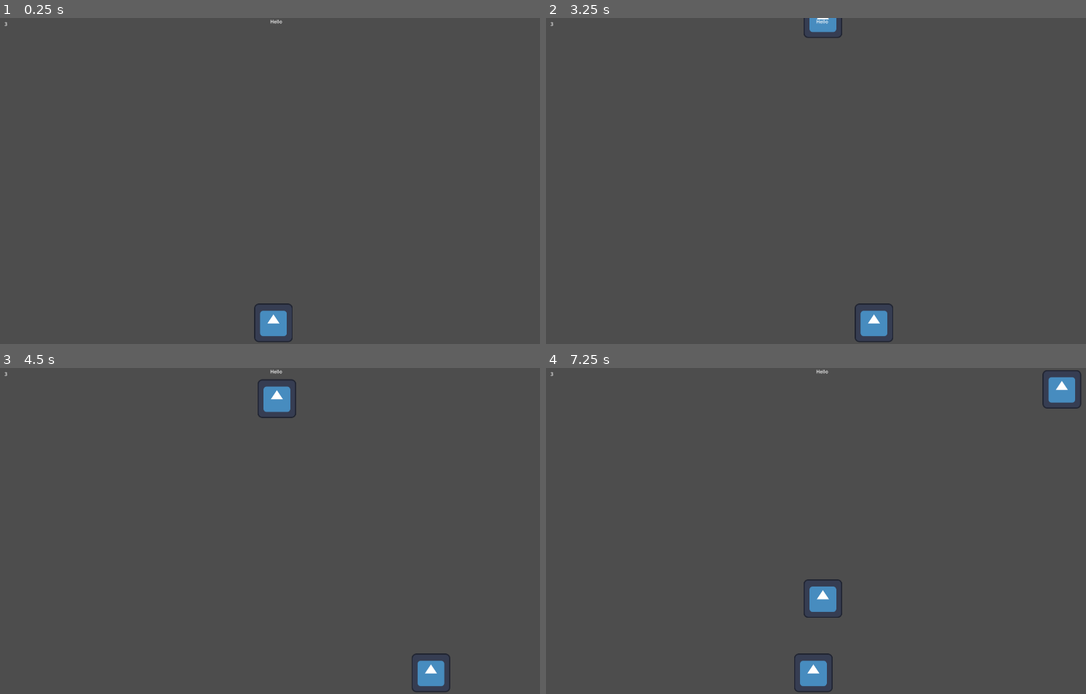
Above: before the commit, frames 1-4 (two rows, left to right).
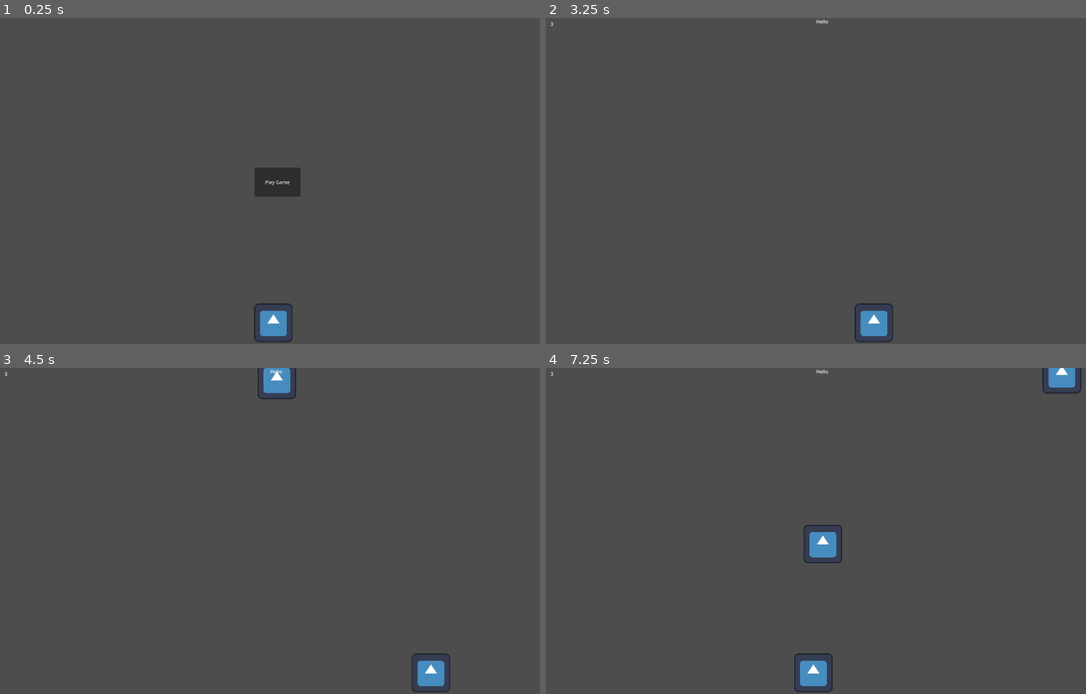
Above: after the commit, the same moments.

Repository: Christer-Bjoerk/Gathering_Leaves_GDScript
Game: Godot game, scene res://Scenes/main.tscn
Two runs of this game, one before a commit and one after it. Both use one fixed random seed, a clock stepped at 60 frames per second and the inputs below. The engine's default icon, where the game draws it, is replaced by a stand-in: a white triangle on a blue panel in a dark square.
Inputs (mouse positions are in pixels of both pictures, inside the frame that each line leads up to):
- Up to frame 1 (0.25 s): no input
- Up to frame 2 (3.25 s): click (821, 181) at 0.5 s, where only the run after the commit has a clickable "Play Game"; tap Enter at 1.25 s; hold D (move_right) 1.28-2.03 s; hold A (move_left) 2.03-2.78 s; hold D (move_right) from 2.78 s (still down)
- Up to frame 3 (4.5 s): release D (move_right) at 4.28 s; hold A (move_left) from 4.28 s (still down)
- Up to frame 4 (7.25 s): release A (move_left) at 6.53 s; hold D (move_right) from 6.53 s (still down)

The runs differ from the first frame. In frame 1, 0.8% of the frame differs, in the area x 0-56%, y 0-55%; in frame 2, 0.3%; in frame 3, 0.7%; in frame 4, 1.5%, in the area x 47-100%, y 0-77%.

Commit message:
WIP HUD
Deactivate/activate in game hud when pressing the play button

Diff:
--- a/Scenes/hud.tscn
+++ b/Scenes/hud.tscn
@@ -22,3 +22,41 @@
 offset_bottom = 34.0
 text = "3"
 horizontal_alignment = 1
+
+[node name="Message" type="Label" parent="."]
+anchors_preset = 8
+anchor_left = 0.5
+anchor_top = 0.5
+anchor_right = 0.5
+anchor_bottom = 0.5
+offset_left = -20.0
+offset_top = -11.5
+offset_right = 20.0
+offset_bottom = 11.5
+grow_horizontal = 2
+grow_vertical = 2
+size_flags_horizontal = 4
+text = "Hello"
+horizontal_alignment = 1
+vertical_alignment = 1
+
+[node name="PlayButton" type="Button" parent="."]
+anchors_preset = 8
+anchor_left = 0.5
+anchor_top = 0.5
+anchor_right = 0.5
+anchor_bottom = 0.5
+offset_left = -72.0
+offset_top = -44.0
+offset_right = 80.0
+offset_bottom = 52.0
+grow_horizontal = 2
+grow_vertical = 2
+text = "Play Game"
+
+[node name="MessageTimer" type="Timer" parent="."]
+wait_time = 2.0
+one_shot = true
+
+[connection signal="pressed" from="PlayButton" to="." method="_on_play_button_pressed"]
+[connection signal="timeout" from="MessageTimer" to="." method="_on_message_timer_timeout"]
--- a/Scenes/main.gd
+++ b/Scenes/main.gd
@@ -3,6 +3,11 @@
 @export var obstacle_scene: PackedScene
 
 var score = 0
+
+func new_game():
+	$HUD.show_message("Get Ready")
+	$HUD.in_game_hud(true)
+	$ObstacleTimer.start()
 
 func _on_obstacle_timer_timeout():
 
@@ -29,3 +34,8 @@
 func _on_hud_game_over():
 	# Stop the game
 	$ObstacleTimer.stop()
+	$HUD.show_message("Game Over")
+
+
+func _on_hud_start_game():
+	new_game()
--- a/Scenes/main.tscn
+++ b/Scenes/main.tscn
@@ -24,10 +24,10 @@
 
 [node name="ObstacleTimer" type="Timer" parent="."]
 wait_time = 3.0
-autostart = true
 
 [node name="HUD" parent="." instance=ExtResource("4_lf1d7")]
 
 [connection signal="updateScore" from="Player" to="." method="_on_player_update_score"]
 [connection signal="timeout" from="ObstacleTimer" to="." method="_on_obstacle_timer_timeout"]
 [connection signal="game_over" from="HUD" to="." method="_on_hud_game_over"]
+[connection signal="start_game" from="HUD" to="." method="_on_hud_start_game"]
--- a/Scripts/HUD.gd
+++ b/Scripts/HUD.gd
@@ -2,7 +2,11 @@
 
 var playerHealth = 3
 
+signal start_game
 signal game_over
+
+func _ready():
+	in_game_hud(false)
 
 func update_score(score):
 	$ScoreLabel.text = str(score)
@@ -15,3 +19,25 @@
 		game_over.emit()
 
 	$PlayerHealthLabel.text = str(playerHealth)
+
+func _on_play_button_pressed():
+	$PlayButton.hide()
+	start_game.emit()
+
+func show_message(text):
+	$Message.text = text
+	$Message.show()
+	$MessageTimer.start()
+
+func _on_message_timer_timeout():
+	$Message.hide()
+
+func in_game_hud(active):
+	if active:
+		$ScoreLabel.show()
+		$PlayerHealthLabel.show()
+		$Message.show()
+	elif !active:
+		$ScoreLabel.hide()
+		$PlayerHealthLabel.hide()
+		$Message.hide()
